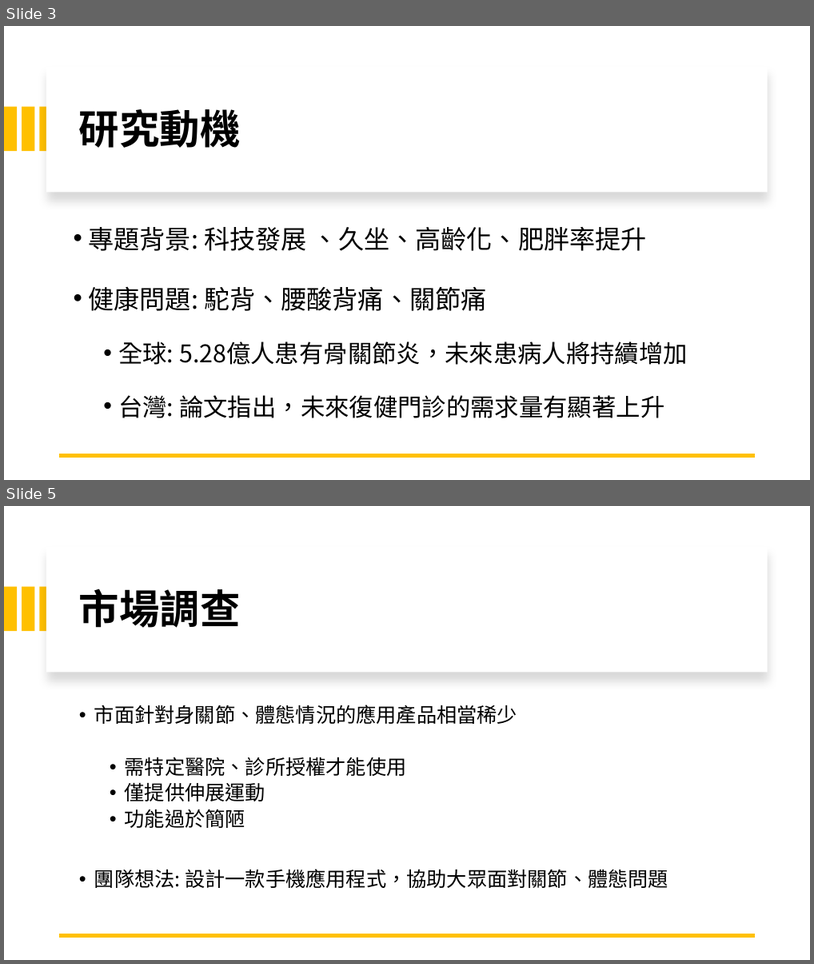
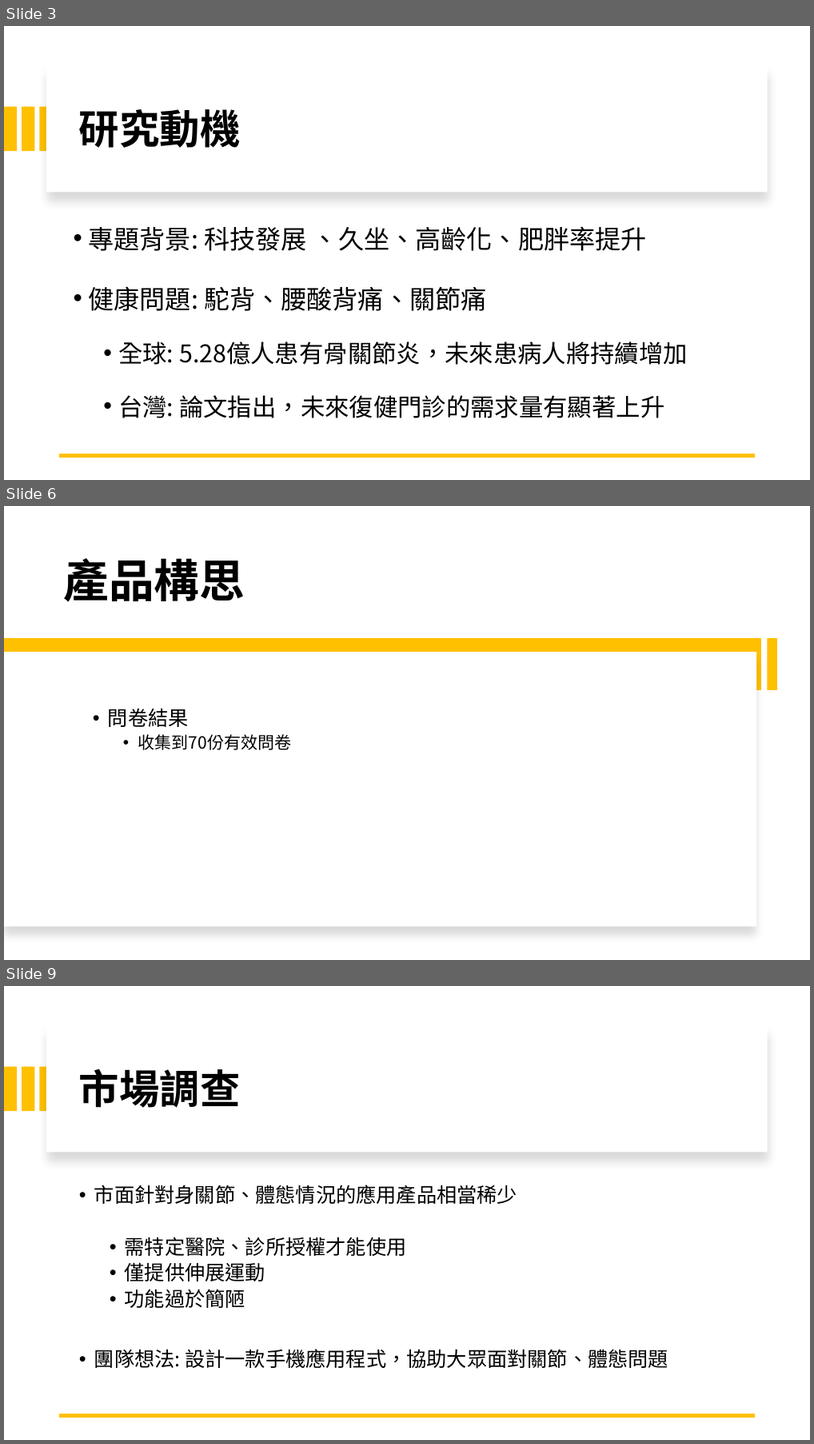
Before and after one commit to michaelchen1225/-, a slide deck: 整合/報告/產品報告.pptx. Shown one above the other, each under a label of ours: slides 3 and 5 before the commit, slides 3, 6 and 9 after it; the slides between them are not shown. The pictures are 814x964 and 814x1444 pixels, drawn with LibreOffice and Linux fonts; fonts in the diff are those of the drawing. Boxes give left, top, right and bottom in pixels: in the first picture for what was removed or moved away, otherwise in the second. Text is boxed around its words. In the diff, an @@ line names an element or a change of style, - is before the commit and + after.

```diff
--- a/整合/報告/產品報告.pptx
+++ b/整合/報告/產品報告.pptx
@@ slide 6 added at (x1=4, y1=506, x2=810, y2=960), background #FFFFFF @@
@@ title added at (x1=63, y1=558, x2=245, y2=602), 54 pt, text #000000, bold @@
+產品構思
@@ rectangle added at (x1=4, y1=639, x2=762, y2=690), fill #FFC000 @@
@@ rectangle added at (x1=767, y1=639, x2=778, y2=690), fill #FFC000 @@
@@ rectangle added at (x1=4, y1=652, x2=757, y2=927), fill #FFFFFF @@
@@ text added at (x1=108, y1=708, x2=292, y2=750), 20 pt, text #000000 @@
+  • 問卷結果
+    • 收集到70份有效問卷
@@ what was slide 5 is now slide 9 @@
```
Also in this commit, not shown: 3 slides changed, 3 other slides added, 1 other file.
